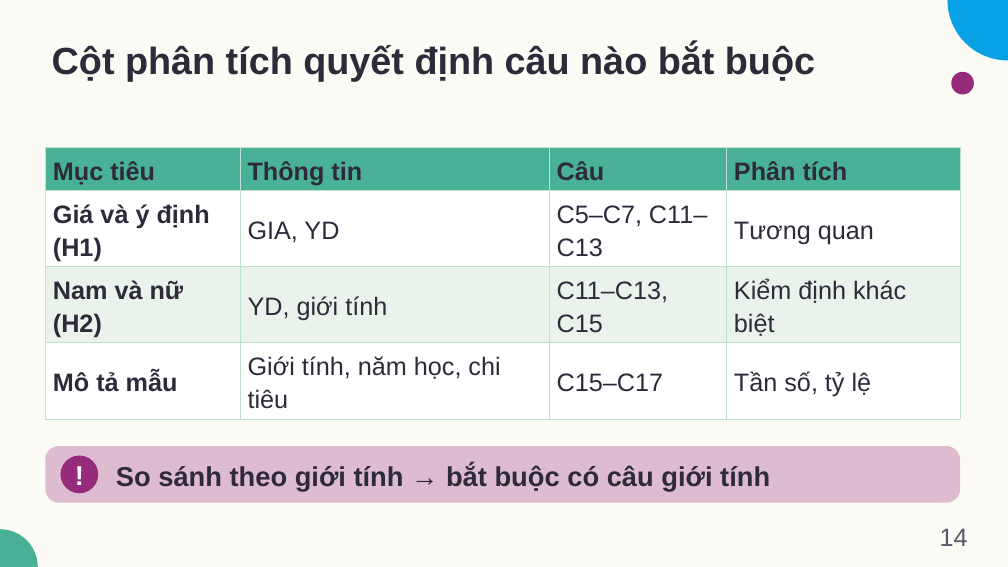
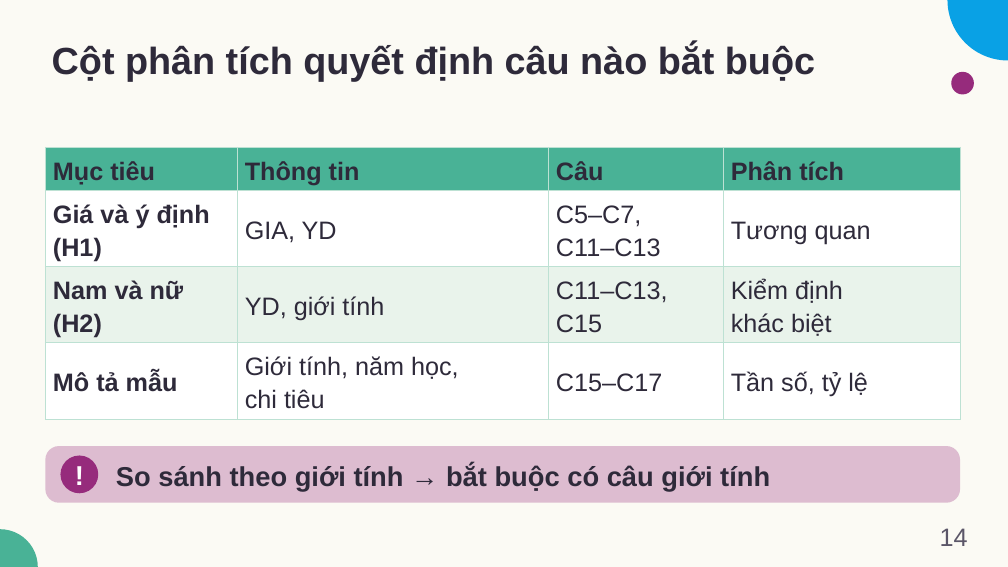
Before and after one commit to dnbaoquyen/academic-pptx-skill, a slide deck: slide 14 of mkt1107/output/MKT1107_W10_slides.pptx. Drawn at 1008x567 pixels with LibreOffice and Linux fonts; fonts in the diff are those of the drawing. Boxes give left, top, right and bottom in pixels: in the first picture for what was removed or moved away, otherwise in the second. Text is boxed around its words. In the diff, an @@ line names an element or a change of style, - is before the commit and + after.

```diff
--- a/mkt1107/output/MKT1107_W10_slides.pptx
+++ b/mkt1107/output/MKT1107_W10_slides.pptx
@@ table at box(45, 147, 960, 413) @@
-row 2, column 3: C5–C7, C11–C13
+row 2, column 3: C5–C7, / C11–C13
-row 3, column 4: Kiểm định khác biệt
+row 3, column 4: Kiểm định / khác biệt
-row 4, column 2: Giới tính, năm học, chi tiêu
+row 4, column 2: Giới tính, năm học, / chi tiêu
```
Also in this commit, not shown: 4 other slides changed, 13 other files.
